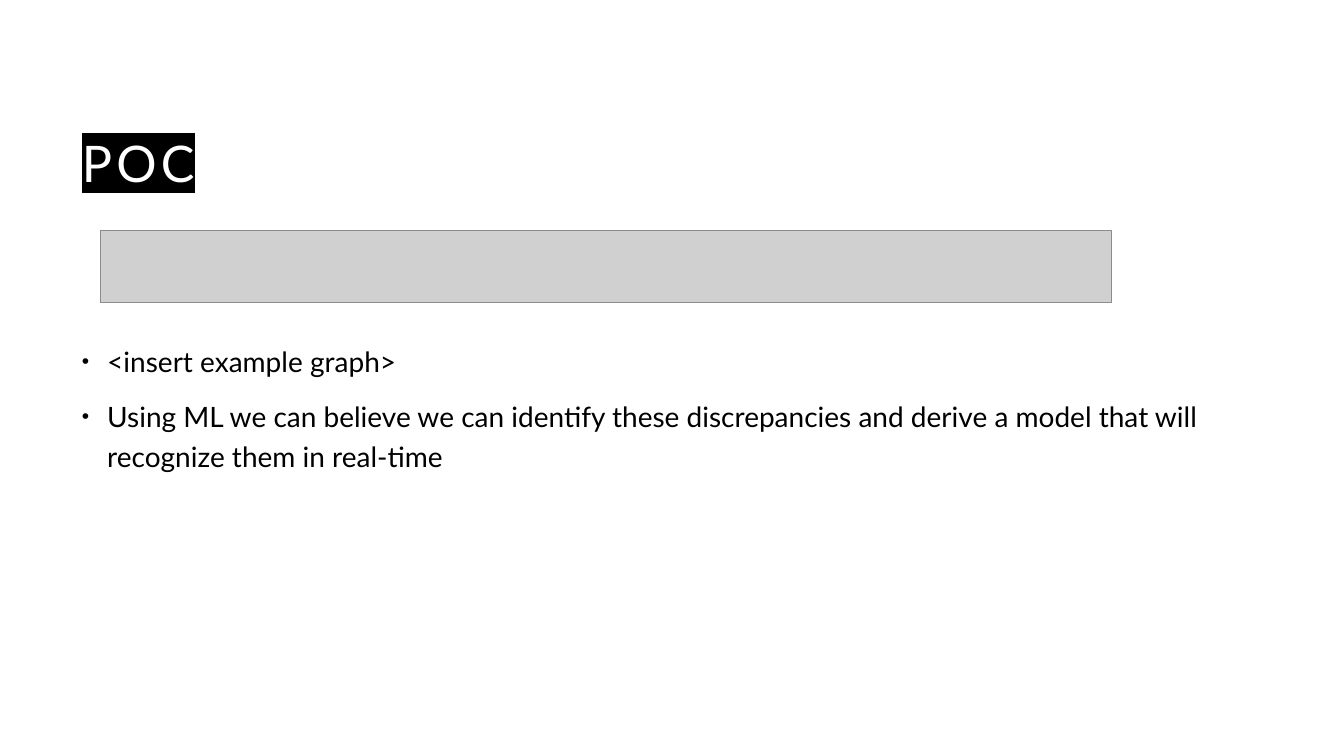
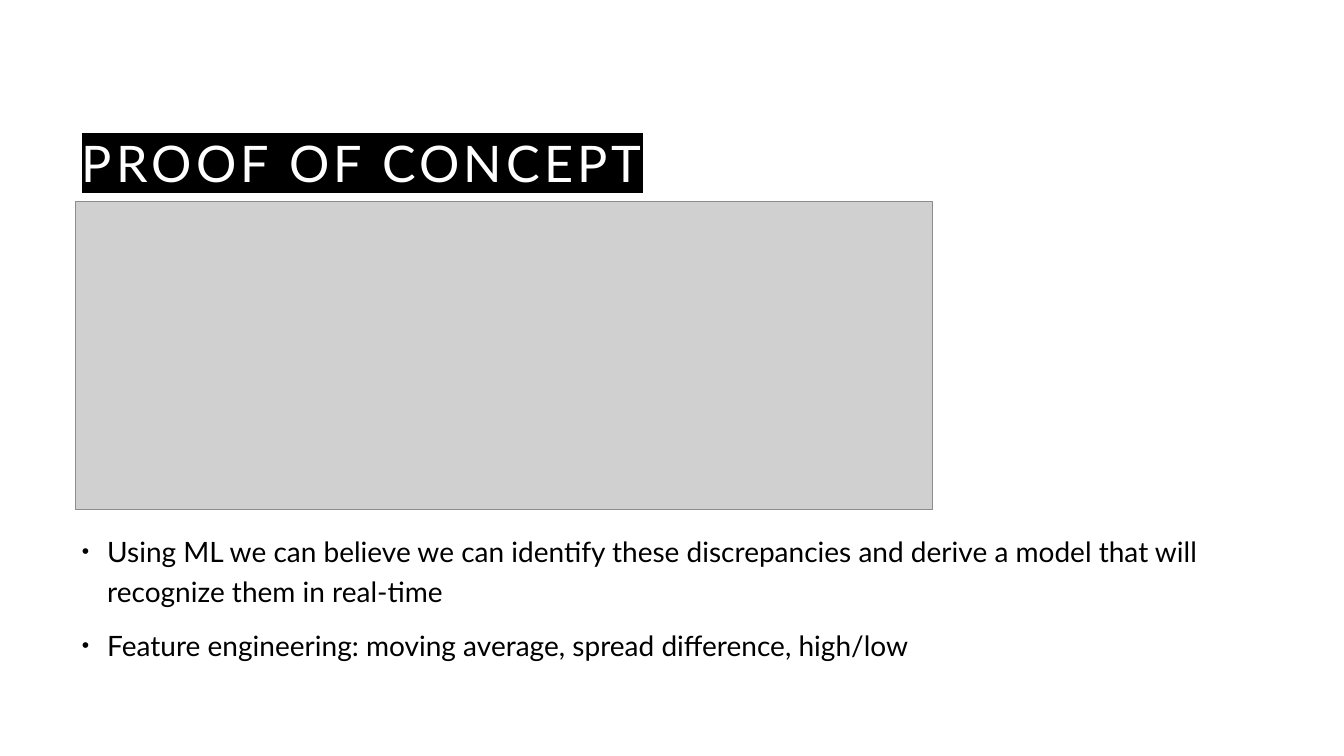
Before and after one commit to guyHarem/TAU_DS_Project, a slide deck: slide 4 of Presentations/DS-project-poc.pptx (slide 5 before the commit). Drawn at 1344x756 pixels with LibreOffice and Linux fonts; fonts in the diff are those of the drawing; grey boxes stand for pictures. Boxes give left, top, right and bottom in pixels: in the first picture for what was removed or moved away, otherwise in the second. Text is boxed around its words. In the diff, an @@ line names an element or a change of style, - is before the commit and + after.

```diff
--- a/Presentations/DS-project-poc.pptx
+++ b/Presentations/DS-project-poc.pptx
@@ title at <box>82,145,641,183</box>: text changed @@
-POC
+PROOF OF CONCEPT
@@ text "Using ML we can believe ...": place and size @@
-text "Using ML we can believe ..." at <box>107,351,1197,472</box>
+text "Using ML we can believe ..." at <box>107,541,1197,661</box>
@@ picture added at <box>76,202,933,510</box> @@
@@ picture removed at <box>101,231,1112,302</box> @@
@@ text at <box>107,351,396,377</box>: paragraph removed @@
-• <insert example graph>
@@ text at <box>107,635,909,661</box>: paragraph added @@
+• Feature engineering: moving average, spread difference, high/low
```
Also in this commit, not shown: 14 other slides changed, 3 slides added, 1 slide removed.
